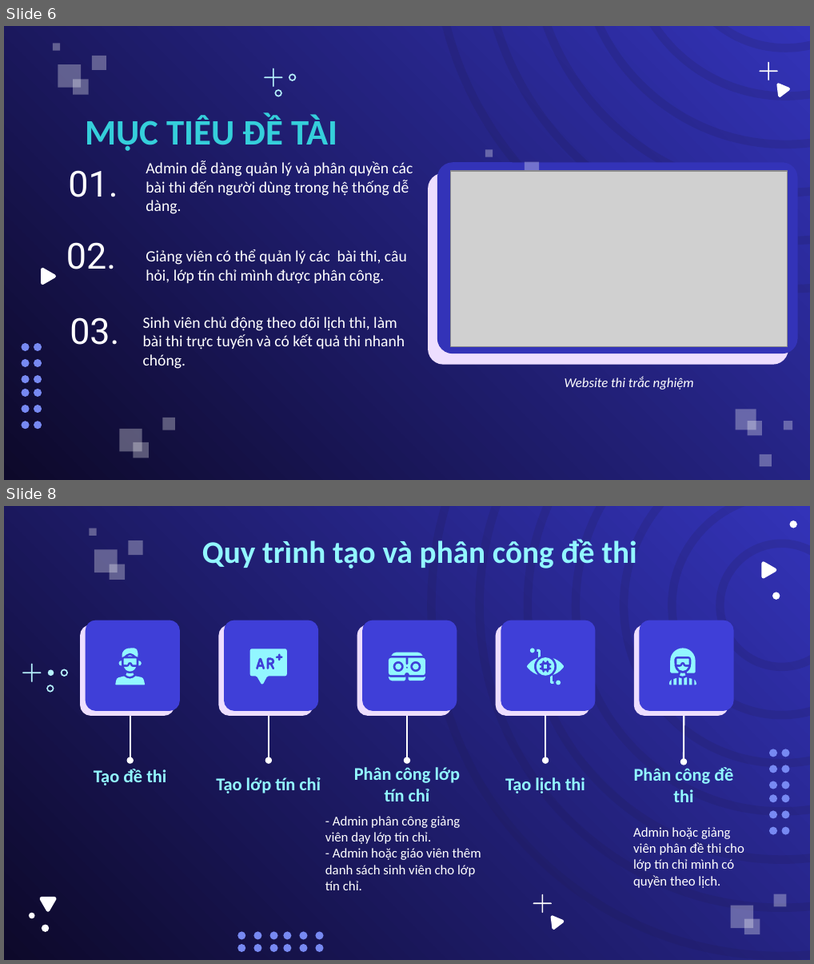
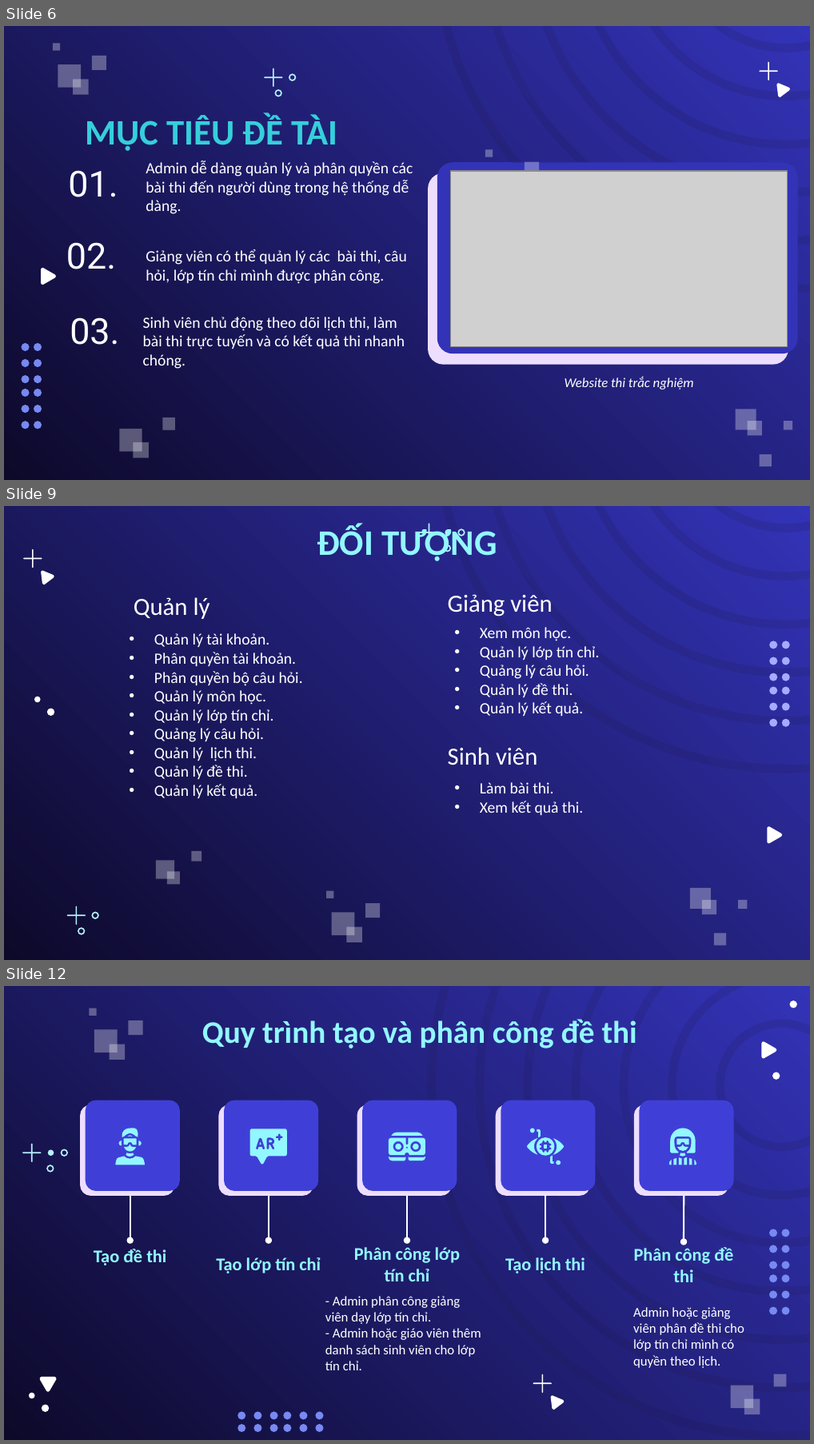
Before and after one commit to LuftSoft/do-an-cuoi-khoa, a slide deck: document/word/tom-tat-do-an.pptx. Shown one above the other, each under a label of ours: slides 6 and 8 before the commit, slides 6, 9 and 12 after it; the slides between them are not shown. The pictures are 814x964 and 814x1444 pixels, drawn with LibreOffice and Linux fonts; fonts in the diff are those of the drawing; grey boxes stand for pictures. Boxes give left, top, right and bottom in pixels: in the first picture for what was removed or moved away, otherwise in the second. Text is boxed around its words. In the diff, an @@ line names an element or a change of style, - is before the commit and + after.

```diff
--- a/document/word/tom-tat-do-an.pptx
+++ b/document/word/tom-tat-do-an.pptx
@@ slide 9 added at bbox=[4, 506, 810, 960], background gradient #0D092A to #3333B8; not listed: 6 template elements that a slide beside it also shows @@
@@ title added at bbox=[317, 525, 498, 561], 32 pt, text #92F7FF, bold @@
+ĐỐI TƯỢNG
@@ text added at bbox=[134, 597, 210, 619], 22 pt, text #FFFFFF @@
+Quản lý
@@ text added at bbox=[448, 594, 552, 616], 22 pt, text #FFFFFF @@
+Giảng viên
@@ text added at bbox=[154, 633, 303, 798], 14 pt, text #FFFFFF @@
+• Quản lý tài khoản.
+• Phân quyền tài khoản.
+• Phân quyền bộ câu hỏi.
+• Quản lý môn học.
+• Quản lý lớp tín chỉ.
+• Quảng lý câu hỏi.
+• Quản lý lịch thi.
+• Quản lý đề thi.
+• Quản lý kết quả.
@@ text added at bbox=[480, 627, 600, 716], 14 pt, text #FFFFFF @@
+• Xem môn học.
+• Quản lý lớp tín chỉ.
+• Quảng lý câu hỏi.
+• Quản lý đề thi.
+• Quản lý kết quả.
@@ text added at bbox=[448, 747, 538, 765], 22 pt, text #FFFFFF @@
+Sinh viên
@@ text added at bbox=[480, 782, 583, 815], 14 pt, text #FFFFFF @@
+• Làm bài thi.
+• Xem kết quả thi.
@@ freeform shape added at bbox=[156, 860, 174, 879], fill #FFFFFF at 31% opacity @@
@@ freeform shape added at bbox=[191, 851, 202, 862], fill #FFFFFF at 31% opacity @@
@@ freeform shape added at bbox=[167, 872, 180, 884], fill #FFFFFF at 31% opacity @@
@@ group added at bbox=[23, 523, 790, 944]: 35 freeform shapes @@
@@ what was slide 8 is now slide 12 @@
```
Also in this commit, not shown: 8 slides changed, 3 other slides added, 32 other files.
